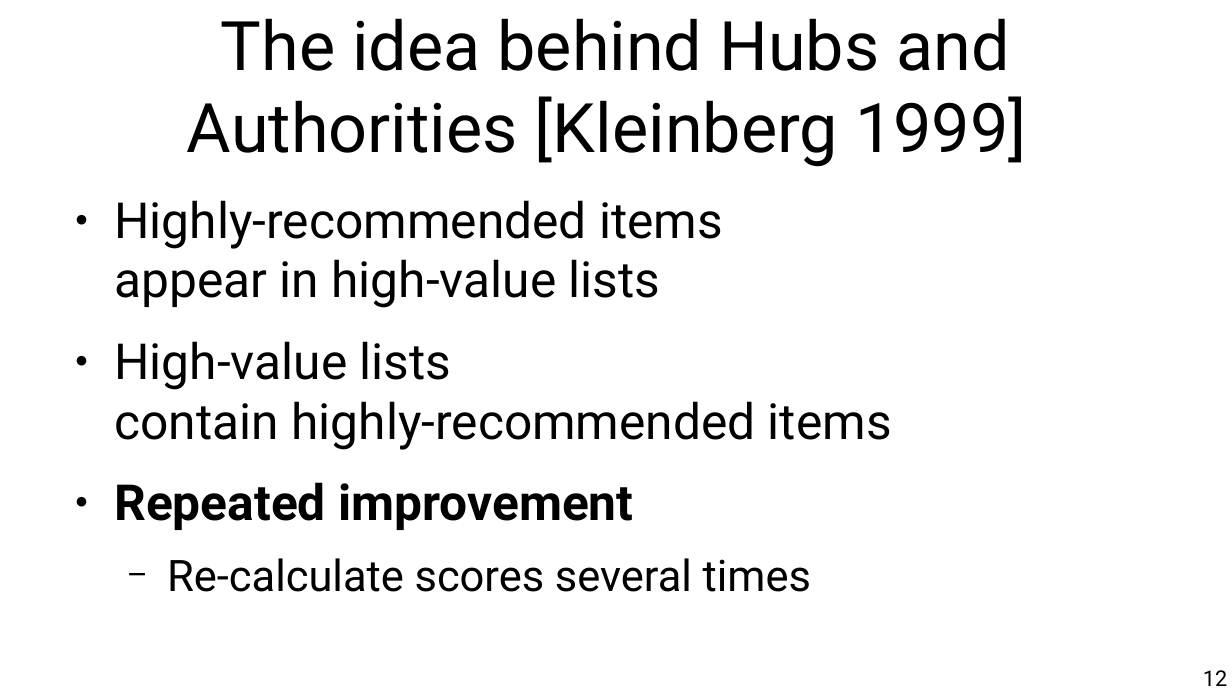
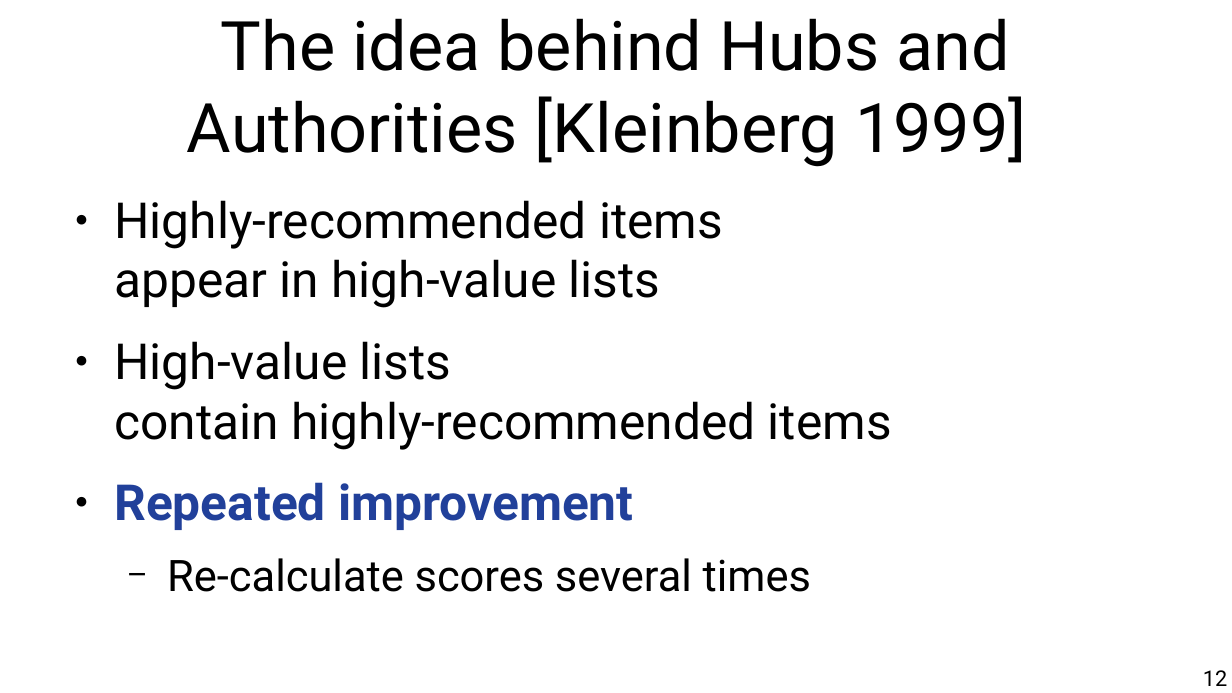
Before and after one commit to chatox/networks-science-course, a slide deck: slide 12 of theory/tt07_hubs_authorities.odp. Drawn at 1232x693 pixels with LibreOffice and Linux fonts; fonts in the diff are those of the drawing. Boxes give left, top, right and bottom in pixels: in the first picture for what was removed or moved away, otherwise in the second. Text is boxed around its words. In the diff, an @@ line names an element or a change of style, - is before the commit and + after.

```diff
--- a/theory/tt07_hubs_authorities.odp
+++ b/theory/tt07_hubs_authorities.odp
@@ text at box(114, 482, 633, 530): text colour #000000 to #21409A in "Repeated improvement" @@
```
Also in this commit, not shown: 7 other slides changed, 2 slides added, 2 other files.
